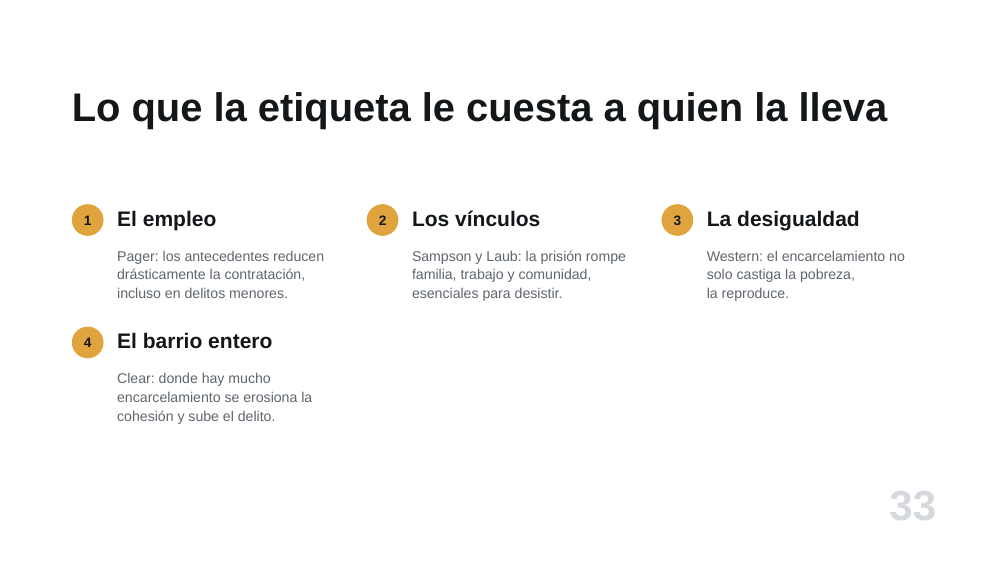
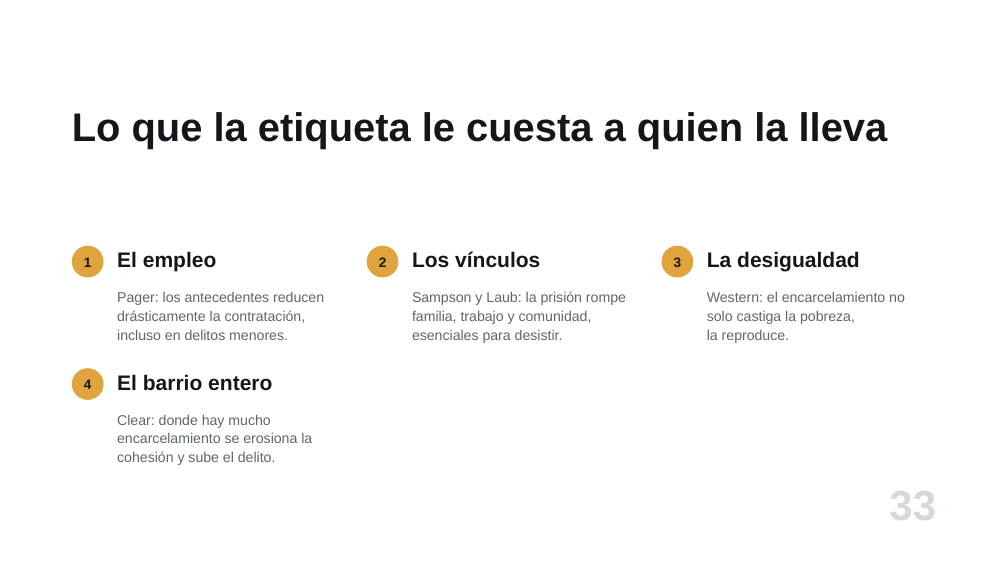
Before and after one commit to jjmedinaariza/intro_crimi, a slide deck: slide 33 of presentaciones/Cap08_Respuestas-estatales.pptx. Drawn at 1008x567 pixels with LibreOffice and Linux fonts; fonts in the diff are those of the drawing. Boxes give left, top, right and bottom in pixels: in the first picture for what was removed or moved away, otherwise in the second. Text is boxed around its words. In the diff, an @@ line names an element or a change of style, - is before the commit and + after.

```diff
--- a/presentaciones/Cap08_Respuestas-estatales.pptx
+++ b/presentaciones/Cap08_Respuestas-estatales.pptx
@@ text "Lo que la etiqueta le ..." at (72, 112, 888, 150): line spacing 1 to 44pt @@
@@ 12 texts, 4 ellipses: place and size @@
-12 texts, 4 ellipses at (72, 204, 905, 424)
+12 texts, 4 ellipses at (72, 246, 905, 465)
```
Also in this commit, not shown: 5 other slides changed, 26 other files.
